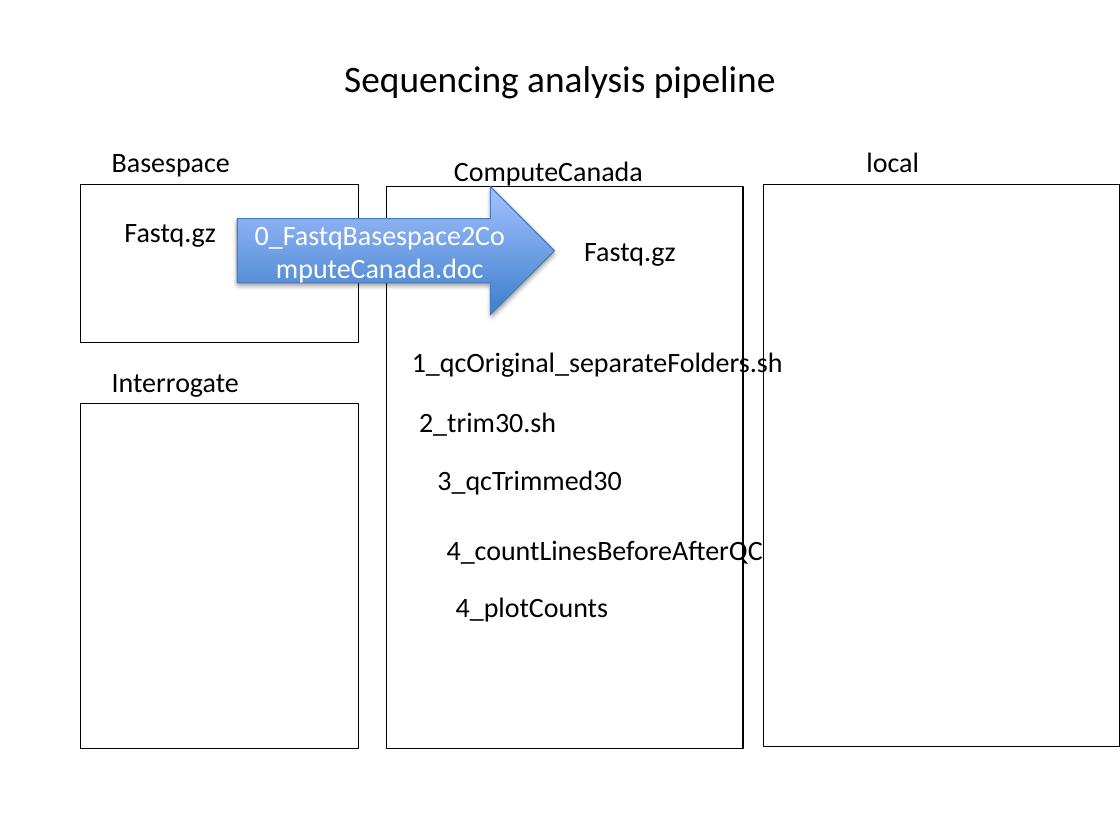
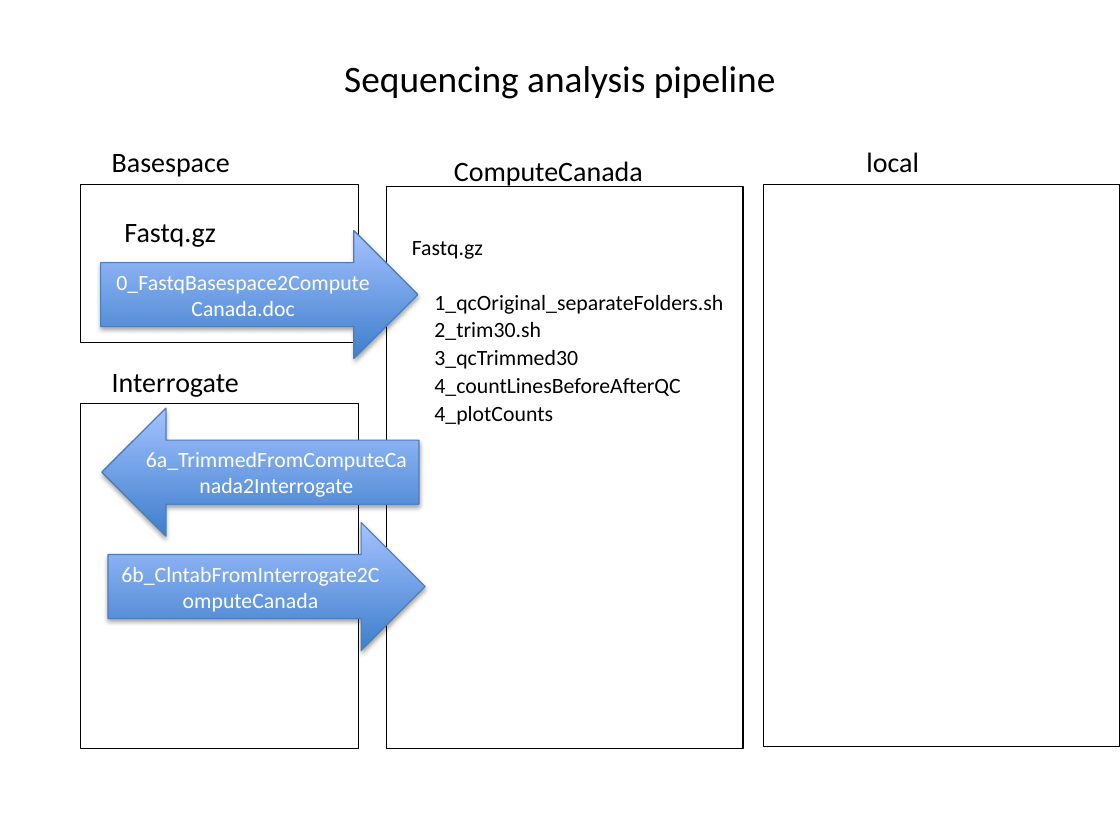
Before and after one commit to skylerchang/IntrgAnalysis, a slide deck: slide 2 of analysisFlowchart.pptx. Drawn at 1120x840 pixels with LibreOffice and Linux fonts; fonts in the diff are those of the drawing. Boxes give left, top, right and bottom in pixels: in the first picture for what was removed or moved away, otherwise in the second. Text is boxed around its words. In the diff, an @@ line names an element or a change of style, - is before the commit and + after.

Commit message:
6b_ClntabFromInterrogate2ComputeCanada
changed to collect all clntab files in folder on Interrogate -> tar -> move -> delete Clntab directory

```diff
--- a/analysisFlowchart.pptx
+++ b/analysisFlowchart.pptx
@@ right arrow "0_FastqBasespace2ComputeCanada.doc" moved from (x1=237, y1=187, x2=554, y2=315) to (x1=101, y1=231, x2=418, y2=358) @@
@@ text "Fastq.gz" moved from (x1=584, y1=243, x2=675, y2=266) to (x1=412, y1=241, x2=483, y2=259) @@
@@ text in rectangle at (x1=213, y1=251, x2=226, y2=281): text added @@
+v
@@ text "1_qcOriginal_separateFolders.sh" moved from (x1=412, y1=348, x2=783, y2=378) to (x1=434, y1=295, x2=723, y2=314) @@
@@ text "2_trim30.sh" moved from (x1=419, y1=412, x2=556, y2=436) to (x1=434, y1=322, x2=541, y2=340) @@
@@ text "3_qcTrimmed30" moved from (x1=437, y1=470, x2=621, y2=495) to (x1=434, y1=350, x2=578, y2=369) @@
@@ text "4_countLinesBeforeAfterQC" moved from (x1=447, y1=537, x2=763, y2=567) to (x1=434, y1=378, x2=680, y2=396) @@
@@ right arrow added at (x1=102, y1=408, x2=419, y2=535), fill gradient #3F80CE to #A4C4FF, outline #4B7EBC 0.75 pt, 14 pt, text #FFFFFF @@
+6a_TrimmedFromComputeCanada2Interrogate
@@ size 18 to 14 pt in 7 elements at (x1=434, y1=295, x2=723, y2=314), (x1=434, y1=322, x2=541, y2=340), (x1=101, y1=231, x2=418, y2=358), (x1=412, y1=241, x2=483, y2=259), (x1=434, y1=350, x2=578, y2=369), (x1=434, y1=378, x2=680, y2=396), (x1=434, y1=406, x2=553, y2=425) @@
@@ text "4_plotCounts" moved from (x1=456, y1=597, x2=608, y2=622) to (x1=434, y1=406, x2=553, y2=425) @@
@@ text in rectangle at (x1=558, y1=476, x2=571, y2=485): text removed @@
-v
@@ right arrow added at (x1=108, y1=522, x2=424, y2=650), fill gradient #3F80CE to #A4C4FF, outline #4B7EBC 0.75 pt, 14 pt, text #FFFFFF @@
+6b_ClntabFromInterrogate2ComputeCanada
@@ text in rectangle at (x1=213, y1=568, x2=226, y2=582): text added @@
+v
```
Also in this commit, not shown: 2 other files.
